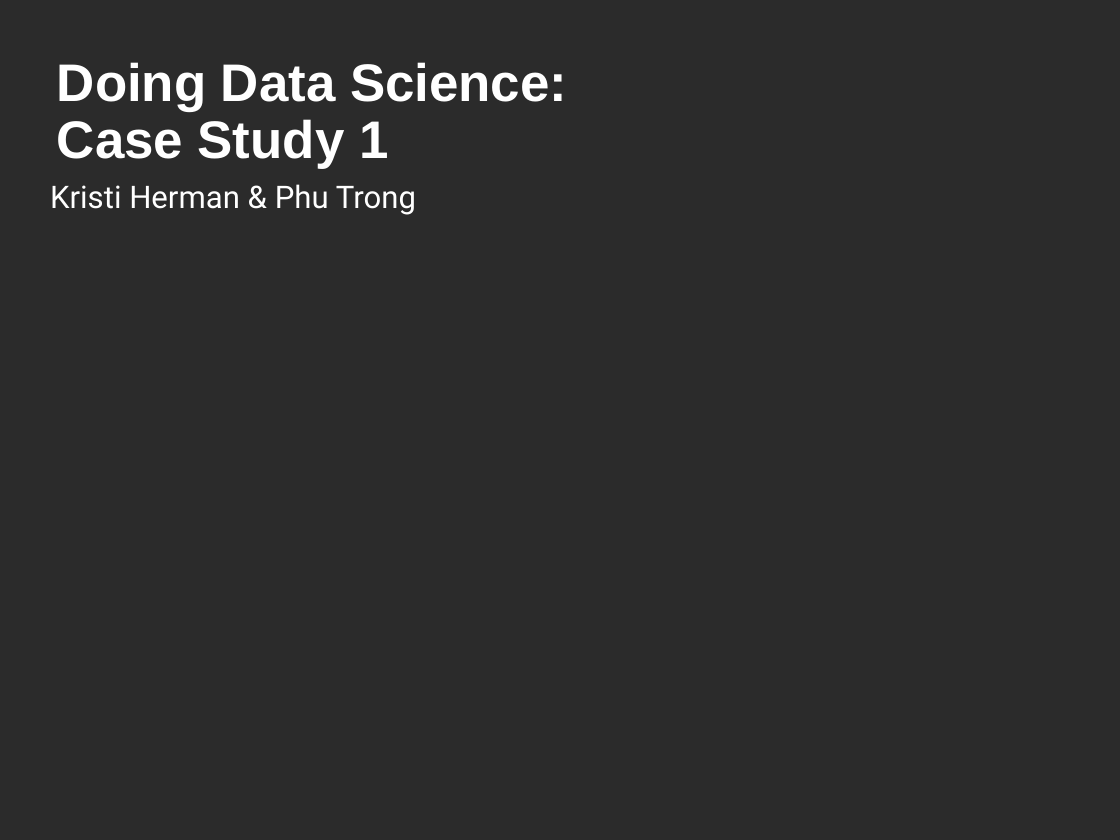
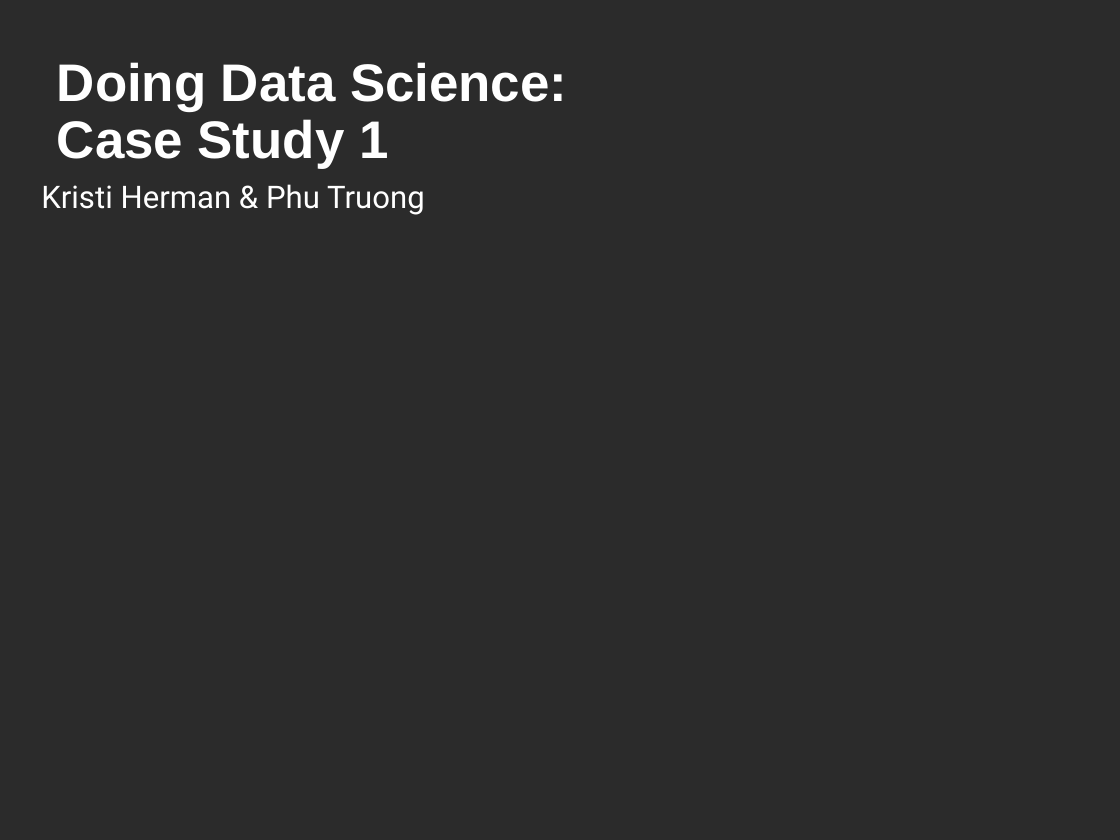
Before and after one commit to kristxh/6306-CaseStudy1-Beer, a slide deck: slide 1 of case_study_1_budweiser.pptx. Drawn at 1120x840 pixels with LibreOffice and Linux fonts; fonts in the diff are those of the drawing; background and template pictures are left out; a plain dark background stands for a picture behind light text. Boxes give left, top, right and bottom in pixels: in the first picture for what was removed or moved away, otherwise in the second. Text is boxed around its words. In the diff, an @@ line names an element or a change of style, - is before the commit and + after.

```diff
--- a/case_study_1_budweiser.pptx
+++ b/case_study_1_budweiser.pptx
@@ subtitle at [41,184,425,215]: text changed @@
-Kristi Herman & Phu Trong
+Kristi Herman & Phu Truong
```
Also in this commit, not shown: 12 other slides changed, 9 slides removed.
